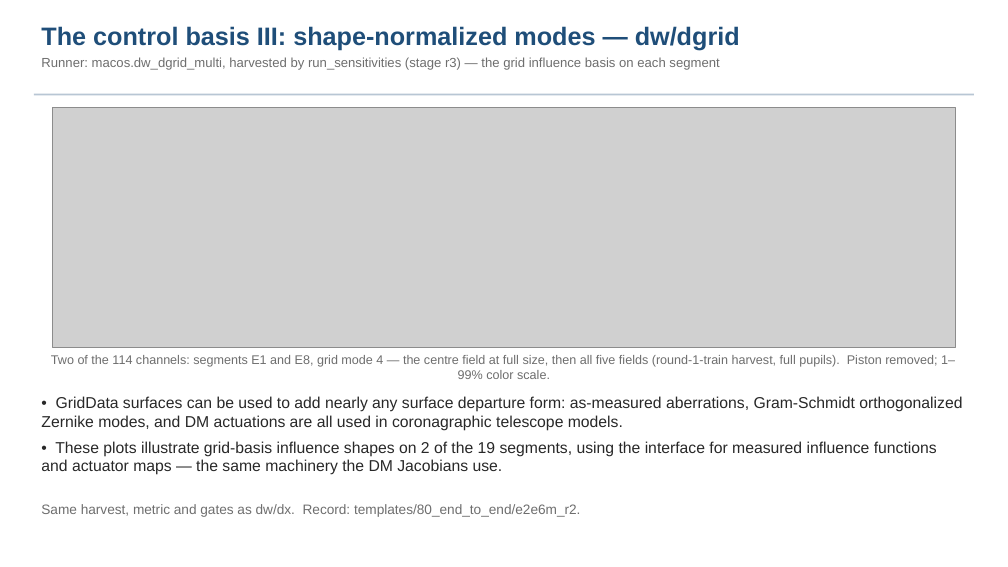
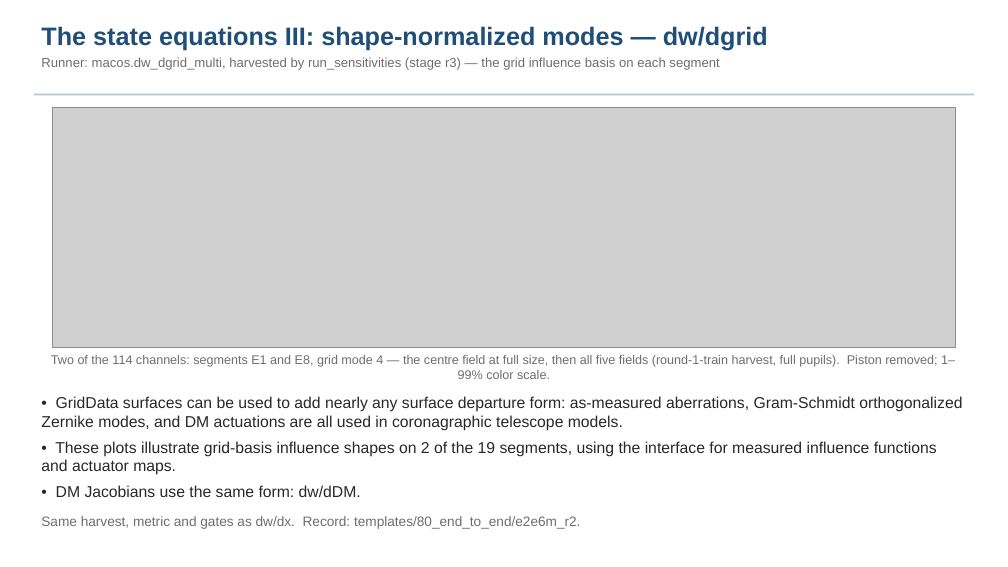
Before and after one commit to nasa-jpl/macos, a slide deck: slide 26 of demo_session/deck_keysight.pptx. Drawn at 1008x567 pixels with LibreOffice and Linux fonts; fonts in the diff are those of the drawing; grey boxes stand for pictures. Boxes give left, top, right and bottom in pixels: in the first picture for what was removed or moved away, otherwise in the second. Text is boxed around its words. In the diff, an @@ line names an element or a change of style, - is before the commit and + after.

```diff
--- a/demo_session/deck_keysight.pptx
+++ b/demo_session/deck_keysight.pptx
@@ text at [41, 26, 768, 51]: text changed @@
-The control basis III: shape-normalized modes — dw/dgrid
+The state equations III: shape-normalized modes — dw/dgrid
@@ text at [41, 441, 937, 497]: text changed @@
-• These plots illustrate grid-basis influence shapes on 2 of the 19 segments, using the interface for measured influence functions and actuator maps — the same machinery the DM Jacobians use.
+• These plots illustrate grid-basis influence shapes on 2 of the 19 segments, using the interface for measured influence functions and actuator maps.
+• DM Jacobians use the same form: dw/dDM.
@@ text "Same harvest, metric and gates ...": place and size @@
-text "Same harvest, metric and gates ..." at [41, 504, 580, 517]
+text "Same harvest, metric and gates ..." at [41, 516, 580, 529]
```
Also in this commit, not shown: 9 other slides changed, 3 other files.
